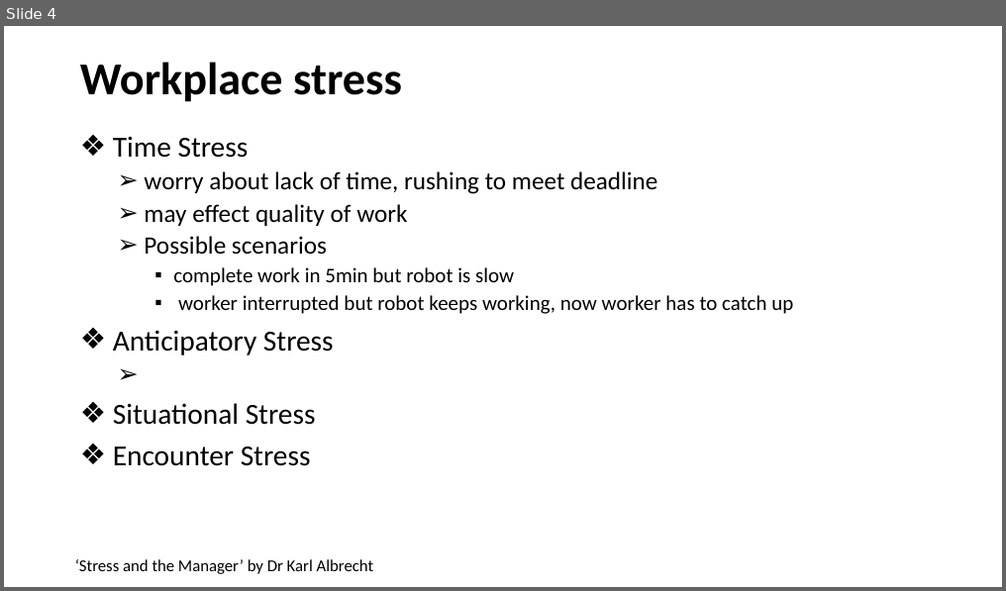
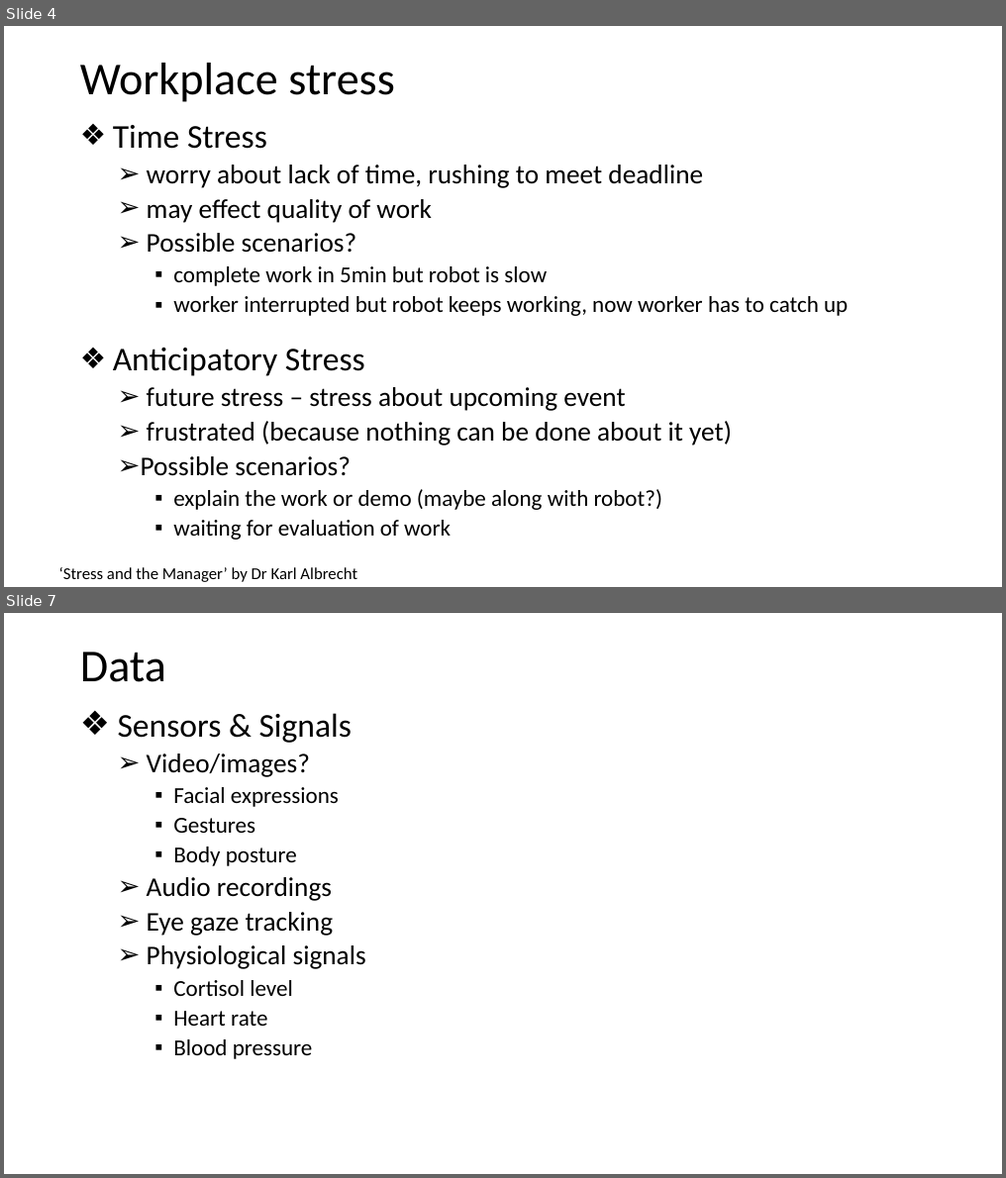
Before and after one commit to poojaprajod/stress-mindbot, a slide deck: Kick-off.pptx. Shown one above the other, each under a label of ours: slide 4 before the commit, slides 4 and 7 after it; the slides between them are not shown. The pictures are 1006x591 and 1006x1178 pixels, drawn with LibreOffice and Linux fonts; fonts in the diff are those of the drawing. Boxes give left, top, right and bottom in pixels: in the first picture for what was removed or moved away, otherwise in the second. Text is boxed around its words. In the diff, an @@ line names an element or a change of style, - is before the commit and + after.

```diff
--- a/Kick-off.pptx
+++ b/Kick-off.pptx
@@ slide 7 added at bbox=[4, 613, 1002, 1174], background #FFFFFF @@
@@ title added at bbox=[80, 652, 166, 682], 44 pt, text #000000 @@
+Data
@@ text added at bbox=[118, 713, 366, 1059], 22 pt, text #000000 @@
+❖ Sensors & Signals
+  ➢ Video/images?
+    ▪ Facial expressions
+    ▪ Gestures
+    ▪ Body posture
+  ➢ Audio recordings
+  ➢ Eye gaze tracking
+  ➢ Physiological signals
+    ▪ Cortisol level
+    ▪ Heart rate
+    ▪ Blood pressure
@@ slide 4 changed as well @@
@@ title "Workplace stress" at bbox=[80, 63, 395, 102]: bold off @@
@@ text "Time Stress": place and size @@
-text "Time Stress" at bbox=[113, 136, 793, 467]
+text "Time Stress" at bbox=[113, 125, 847, 540]
@@ text at bbox=[113, 125, 847, 376]: size 28 to 32 pt in "Time Stress", "Anticipatory Stress"; size 24 to 26 pt in "worry about lack of time, rushing to ...", "may effect quality of work"; size 20 to 22 pt in "complete work in 5min but robot is ...", "worker interrupted but robot keeps working, now ..." @@
@@ text at bbox=[147, 233, 357, 253]: text changed; size 24 to 26 pt @@
-  ➢ Possible scenarios
+  ➢ Possible scenarios?
@@ text at bbox=[141, 387, 732, 540]: text changed; size 28 to 26 pt @@
-❖ Situational Stress
-❖ Encounter Stress
+  ➢ future stress – stress about upcoming event
+  ➢ frustrated (because nothing can be done about it yet)
+  ➢ Possible scenarios?
+    ▪ explain the work or demo (maybe along with robot?)
+    ▪ waiting for evaluation of work
@@ text "‘Stress and the Manager’ by ...": place and size @@
-text "‘Stress and the Manager’ by ..." at bbox=[75, 560, 374, 574]
+text "‘Stress and the Manager’ by ..." at bbox=[59, 568, 357, 582]
```
Also in this commit, not shown: 3 other slides changed, 3 other slides added.
